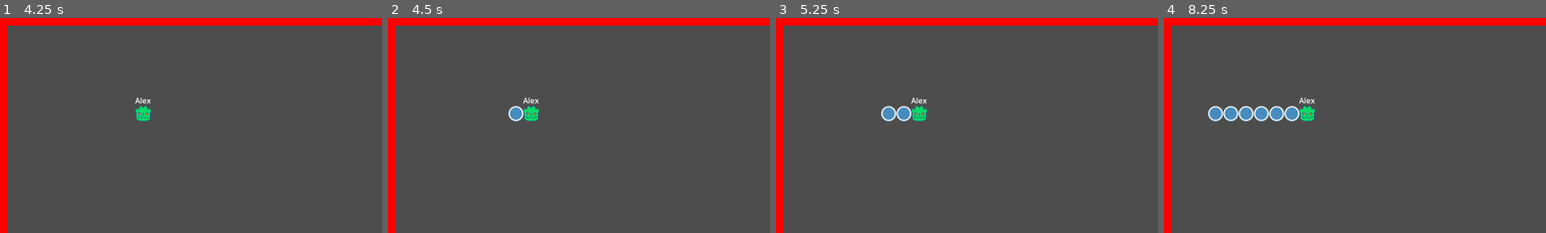
Above: before the commit, frames 1-4 (left to right).
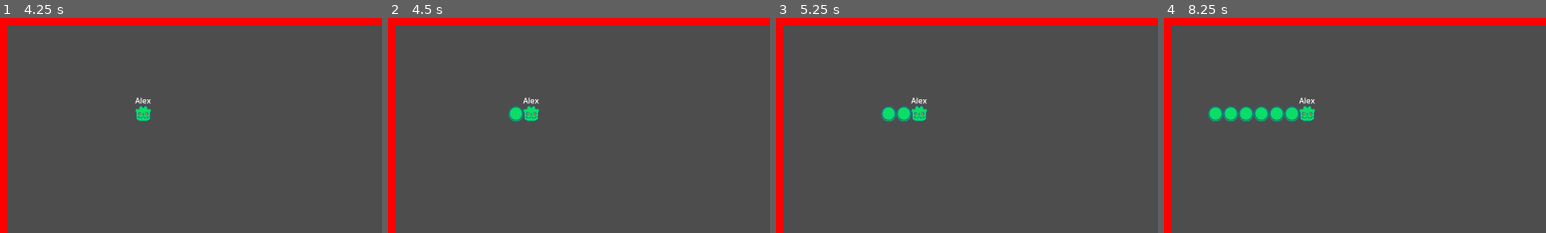
Above: after the commit, the same moments.

Repository: Ozymandias1/godot_snake_game
Game: Godot game, scene res://Scenes/RootScene.tscn
The game is run twice, just before and just after one commit, with the same random seed, the same clock (stepped at 60 frames per second) and the same inputs.
Inputs (mouse positions are % of the whole screen's width and height, from its top left):
- Up to frame 1 (4.25 s): click "Start Game" at 0.5 s; click (56, 83) at 1.27 s; type "Alex" at 1.35 s; click "Random Color" at 2 s; click "Create" at 2.75 s; click "Create" at 3.5 s
- Up to frame 2 (4.5 s): tap Enter at 4.25 s; move the mouse to (72, 45) at 4.27 s; tap T (TestKey) at 4.35 s; click (72, 45) at 4.42 s
- Up to frame 3 (5.25 s): tap Space at 5 s; move the mouse to (30, 55) at 5.02 s; tap T (TestKey) at 5.1 s; click (30, 55) at 5.17 s
- Up to frame 4 (8.25 s): tap Enter at 5.75, 7.25 s; move the mouse to (60, 28) at 5.77 s; tap T (TestKey) every 0.75 s from 5.85 to 8.1 s; click (60, 28) at 5.92 s; tap Space at 6.5, 8 s; move the mouse to (45, 70) at 6.52 s; click (45, 70) at 6.67 s; move the mouse to (80, 65) at 7.27 s; click (80, 65) at 7.42 s; move the mouse to (20, 35) at 8.02 s; click (20, 35) at 8.17 s
The pictures show only the part of the screen within x 0-50%, y 0-50%; the shares and areas given below are measured in that part.

Frame 1 is identical in both runs. In frame 2, 0.2% of the frame differs, in the area x 31-36%, y 40-48%; in frame 3, 0.5%; in frame 4, 1.4%, in the area x 11-36%, y 40-48%.

Commit message:
몸체 스폰시 플레이어 색상 적용

Diff:
--- a/Scenes/Templates/body.tscn
+++ b/Scenes/Templates/body.tscn
@@ -1,5 +1,6 @@
-[gd_scene load_steps=4 format=3 uid="uid://bfkl5iorohmod"]
+[gd_scene load_steps=5 format=3 uid="uid://bfkl5iorohmod"]
 
+[ext_resource type="Script" path="res://Scripts/Body.gd" id="1_nlxti"]
 [ext_resource type="Texture2D" uid="uid://d1qyy7r24mi50" path="res://Textures/Ring_Fill_32x32.png" id="1_tb6v7"]
 [ext_resource type="Texture2D" uid="uid://yfsau7fn7tja" path="res://Textures/Ring_Outline_32x32.png" id="2_cxssy"]
 
@@ -15,6 +16,7 @@
 properties/2/replication_mode = 1
 
 [node name="Body" type="Node2D"]
+script = ExtResource("1_nlxti")
 
 [node name="Fill" type="Sprite2D" parent="."]
 modulate = Color(0.278431, 0.54902, 0.74902, 1)
--- /dev/null
+++ b/Scripts/Body.gd
@@ -0,0 +1,16 @@
+# Body.gd
+extends Node2D
+class_name Body
+
+var peer_id: int = -1
+
+# 씬 트리 진입
+func _enter_tree() -> void:
+	self.set_multiplayer_authority(peer_id)
+
+# 몸체 초기화
+func initialize(player_peer_id: int, fill_color: Color, outline_color: Color, location: Vector2) -> void:
+	self.peer_id = player_peer_id
+	$Fill.modulate = fill_color
+	$Outline.modulate = outline_color
+	self.global_position = location
--- a/Scripts/BodySpawner.gd
+++ b/Scripts/BodySpawner.gd
@@ -14,10 +14,9 @@
 	var last_body_front: Vector2 = last_body.global_transform.x
 	var body_location: Vector2 = last_body.global_position + (-last_body_front * 32)
 
-	var body = BODY_TEMPLATE.instantiate()
-	body.set_multiplayer_authority(peer_id)
+	var body: Body = BODY_TEMPLATE.instantiate()
 	body.name = player.name + "_Body_" + str(player.body_list.size())
-	body.global_position = body_location
+	body.initialize(peer_id, player.get_node("Head/Face").modulate, player.get_node("Head/FaceOutline").modulate, body_location)
 	player.body_list.append(body)
 
 	return body
--- a/Scripts/PlayerSpawner.gd
+++ b/Scripts/PlayerSpawner.gd
@@ -21,7 +21,7 @@
 	var peer_id: int = spawn_data["peer_id"]
 	var player_data: Dictionary = spawn_data["player_data"]
 
-	var player = PLAYER_TEMPLATE.instantiate()
+	var player: Player = PLAYER_TEMPLATE.instantiate()
 	player.name = str(peer_id)
 	player.initialize(player_data, initial_positions[players.get_child_count()])
 
